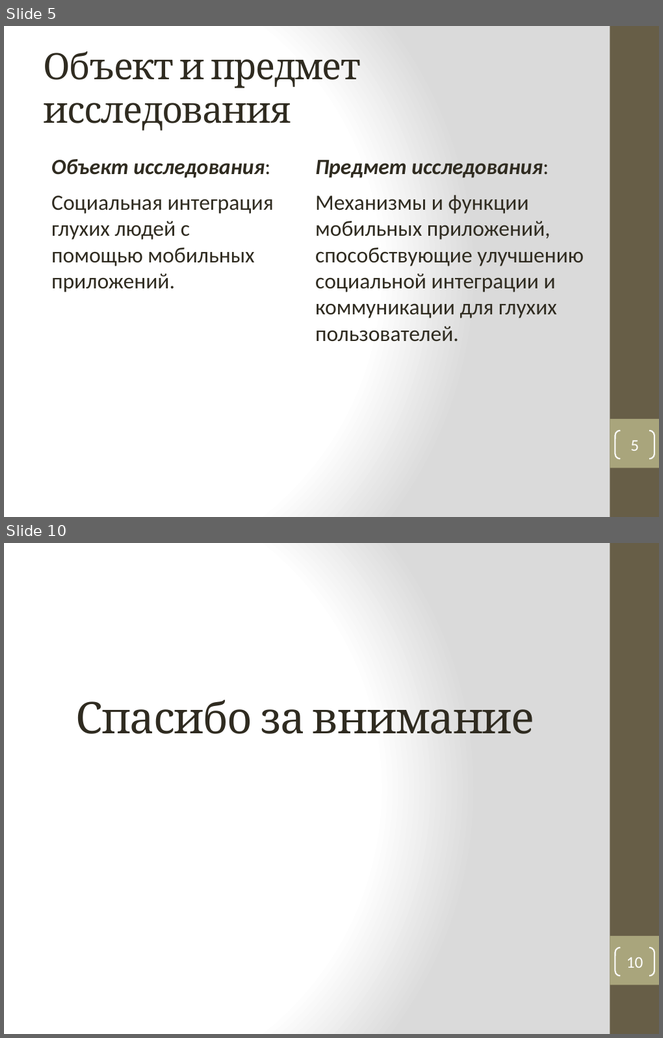
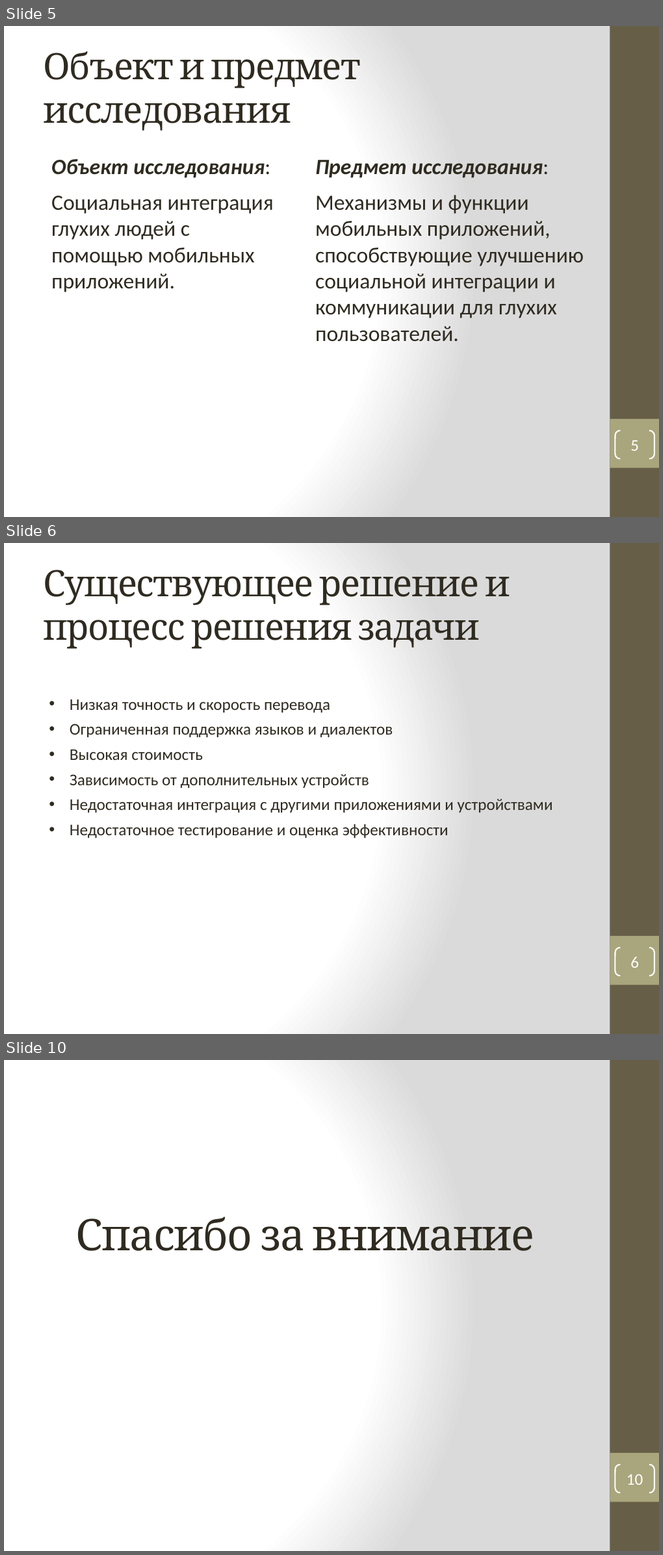
Before and after one commit to vadimgilka/DeafAndDumbPeople, a slide deck: Моя документация/Презентация_Панова.pptx. Shown one above the other, each under a label of ours: slides 5 and 10 before the commit, slides 5, 6 and 10 after it; the slides between them are not shown. The pictures are 663x1038 and 663x1555 pixels, drawn with LibreOffice and Linux fonts; fonts in the diff are those of the drawing. Boxes give left, top, right and bottom in pixels: in the first picture for what was removed or moved away, otherwise in the second. Text is boxed around its words. In the diff, an @@ line names an element or a change of style, - is before the commit and + after.

```diff
--- a/Моя документация/Презентация_Панова.pptx
+++ b/Моя документация/Презентация_Панова.pptx
@@ slide 6 added at (4, 543, 659, 1034), background gradient #FFFFFF to #DADADA; not listed: 2 template elements that a slide beside it also shows @@
@@ title added at (43, 570, 511, 649), 40 pt, text #2F2B20 @@
+Существующее решение и процесс решения задачи
@@ text added at (70, 700, 553, 838), 18 pt, text #2F2B20 @@
+• Низкая точность и скорость перевода
+• Ограниченная поддержка языков и диалектов
+• Высокая стоимость
+• Зависимость от дополнительных устройств
+• Недостаточная интеграция с другими приложениями и устройствами
+• Недостаточное тестирование и оценка эффективности
@@ page number added at (615, 948, 655, 976), outline #FFFFFF 1.5 pt, 18 pt, text #FFFFFF @@
+6
```
Also in this commit, not shown: 3 other slides added, 4 slides removed, 1 other file.
